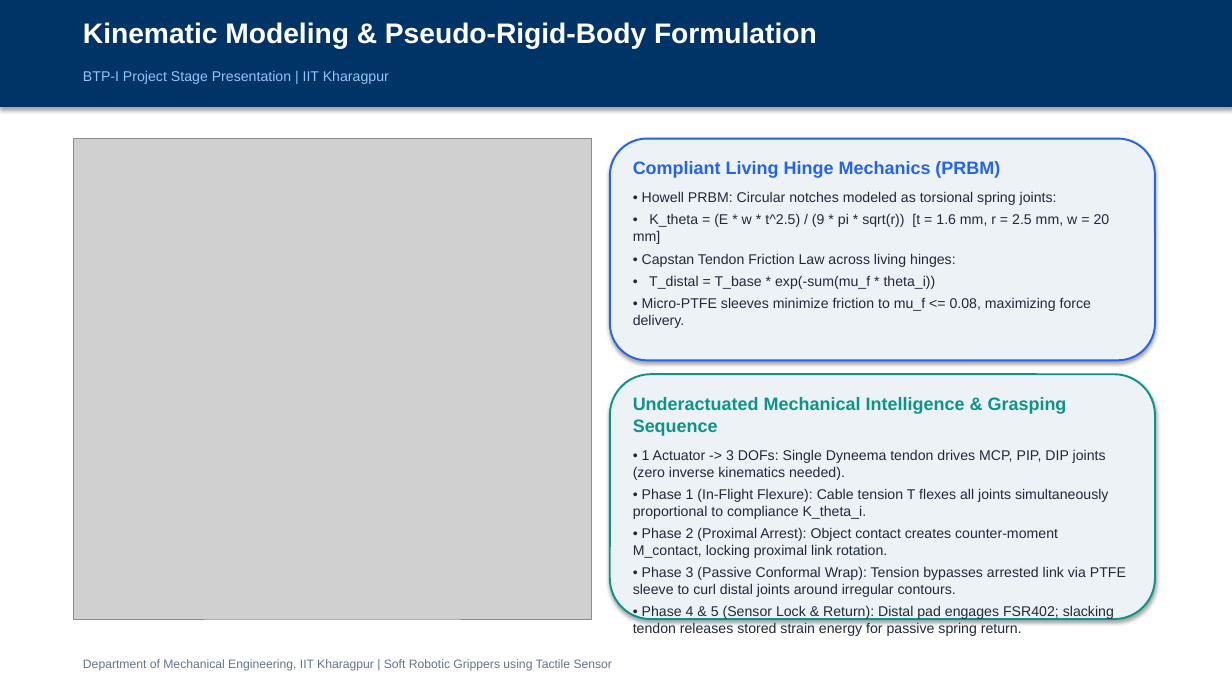
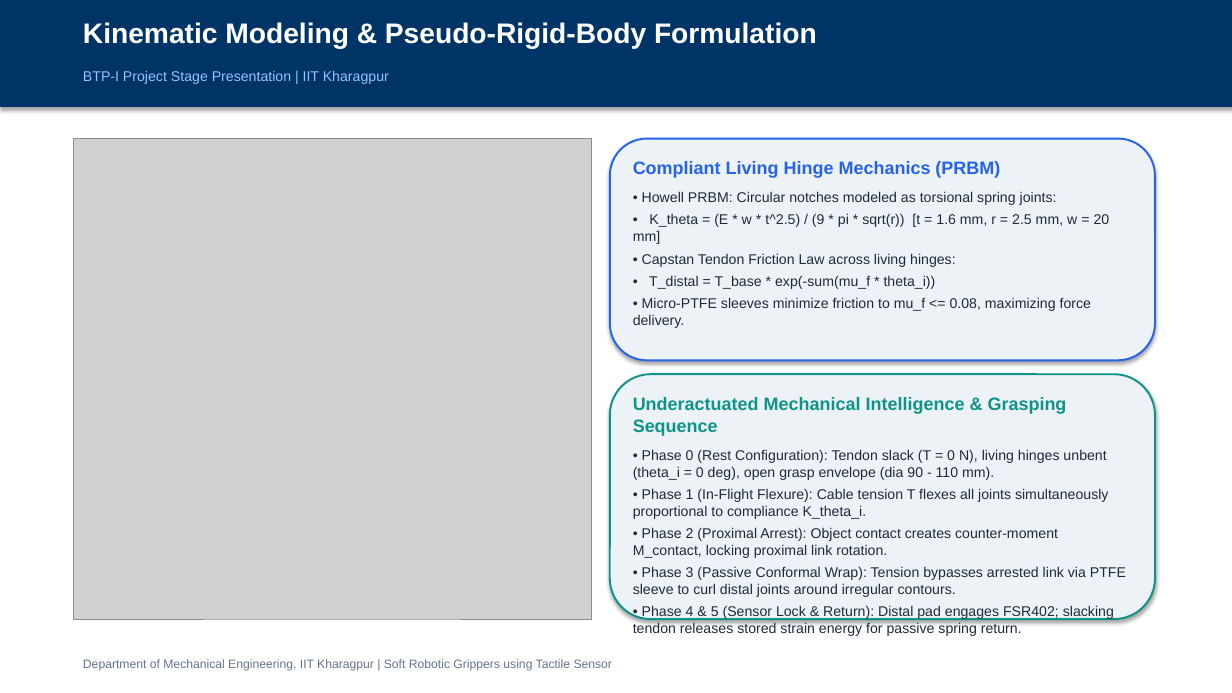
Before and after one commit to Saurx9611/BTP, a slide deck: slide 10 of Presentation/BTP_Presentation_Soft_Robotic_Gripper.pptx. Drawn at 1232x693 pixels with LibreOffice and Linux fonts; fonts in the diff are those of the drawing; grey boxes stand for pictures. Boxes give left, top, right and bottom in pixels: in the first picture for what was removed or moved away, otherwise in the second. Text is boxed around its words. In the diff, an @@ line names an element or a change of style, - is before the commit and + after.

Commit message:
Replace 1 Actuator line with Phase 0 on Slide 10 across PPTX, PDF, and Defense Script

```diff
--- a/Presentation/BTP_Presentation_Soft_Robotic_Gripper.pptx
+++ b/Presentation/BTP_Presentation_Soft_Robotic_Gripper.pptx
@@ text at [633, 449, 1106, 480]: text changed @@
-• 1 Actuator -> 3 DOFs: Single Dyneema tendon drives MCP, PIP, DIP joints (zero inverse kinematics needed).
+• Phase 0 (Rest Configuration): Tendon slack (T = 0 N), living hinges unbent (theta_i = 0 deg), open grasp envelope (dia 90 - 110 mm).
```
Also in this commit, not shown: 10 other files.
